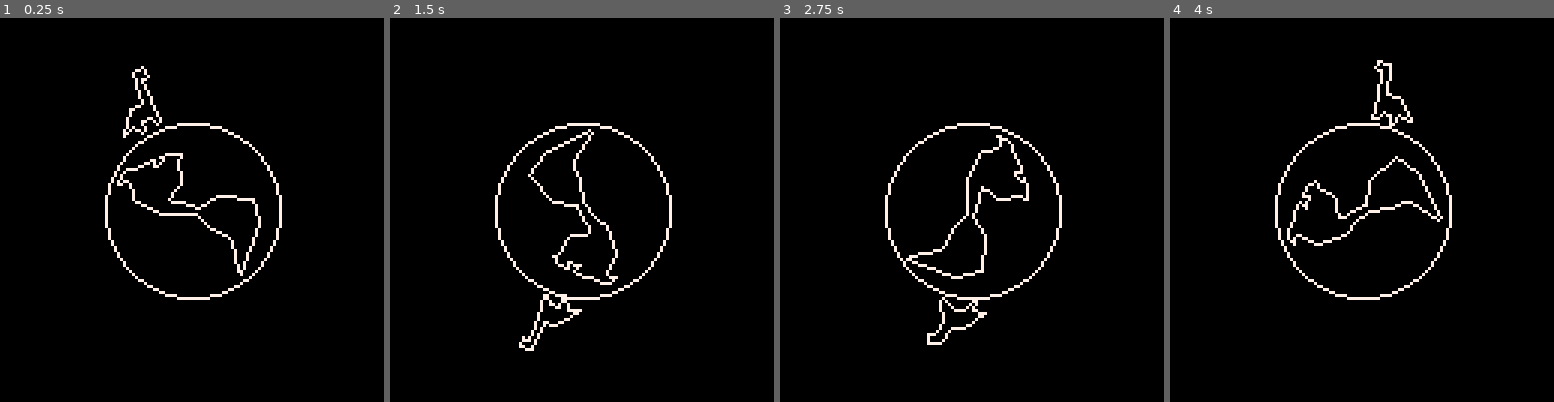
Above: before the commit, frames 1-4 (left to right).
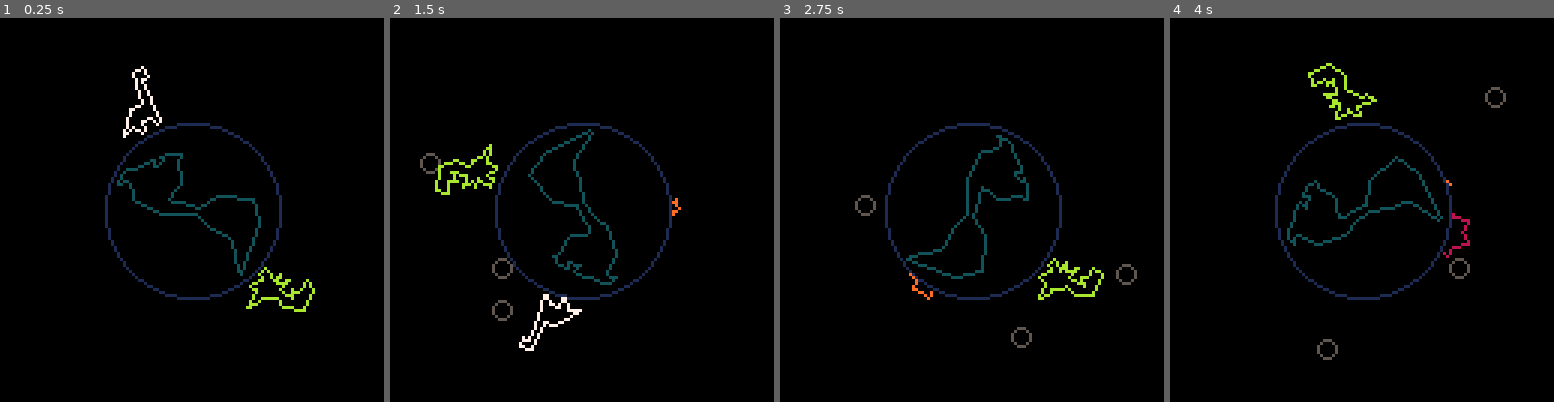
Above: after the commit, the same moments.

Repository: caseylabrack/super-extinction-event
Game: PICO-8 cartridge super-extinction-event.p8
Same seed, same stepped clock (60 frames per second), same inputs: the game is played once before the commit and once after it.
Inputs:
- Up to frame 1 (0.25 s): no input
- Up to frame 2 (1.5 s): tap X (X key) at 0.33, 1.07 s; tap O (Z key) at 0.7 s
- Up to frame 3 (2.75 s): hold Right 1.6-2.1 s; tap O (Z key) at 1.7, 2.1, 2.5 s; tap X (X key) at 1.85 s; hold Up 2.15-2.42 s; hold Right from 2.47 s (still down)
- Up to frame 4 (4 s): tap O (Z key) at 2.9, 3.3, 3.7 s; tap X (X key) at 2.97 s; release Right at 3.03 s; hold Left 3.08-3.58 s; hold Down 3.63-3.97 s

The runs differ from the first frame. In frame 1, 2.4% of the frame differs, in the area x 27-83%, y 27-77%; in frame 2, 2.7%; in frame 3, 3.1%; in frame 4, 3.2%, in the area x 27-88%, y 10-90%.

Commit message:
child/parent transforms, roids, trex, death/respawn, stars phyllotaxis approach, artwork import helper

Diff:
--- /dev/null
+++ b/art/points-import.p8
@@ -0,0 +1,345 @@
+pico-8 cartridge // http://www.pico-8.com
+version 42
+__lua__
+--art helper cart
+cb=""
+tx,ty=0,0
+r=0
+points={}
+
+function _init()
+
+end
+
+function _update()
+	local cb=stat(4)
+	if cb~="" then
+		msg=cb
+
+		input=split(cb," ")
+
+		--validate input somewhat
+		valid=true
+		for token in ipairs(input) do
+			if type(token)~="number" then
+				valid=false
+				break
+			end
+		end
+		if valid then points=input end
+	end
+
+	if btnp(⬅️) then tx-=1 end
+	if btnp(➡️) then tx+=1 end
+	if btnp(⬆️) then ty+=1 end
+	if btnp(⬇️) then ty-=1 end
+	if btn(❎) then r+=.005 end
+	if btn(🅾️) then
+		local finalpts=translate(points,tx,ty)
+		local export=""
+		for pt in all(finalpts) do
+			export..=pt..","
+		end
+		--remove trailing comma
+		export=sub(export,1,#export-1)
+		printh(export,'@clip')
+		extcmd("shutdown")
+	end
+end
+
+function _draw()
+	cls()
+	camera(-64,-64)
+	circ(0,0,3,14)
+	if btn(❎) then
+		z=translate(points,tx,ty)
+		z=rotate(z,r)
+	else
+		z=translate(points,tx,ty)
+	end
+	renderpoly(z)
+	camera()
+	print("translated: "..tx..", "..ty)
+end
+-->8
+--utils
+
+function dist(x1,y1,x2,y2)
+	return sqrt((x1-x2) * (x1-x2)+(y1-y2)*(y1-y2))
+end
+
+--distance between vectors
+function distt(a,b)
+	return dist(a.x,a.y,b.x,b.y)
+end
+
+--distance from origin
+function disto(x,y)
+	return dist(x,y,0,0)
+end
+
+--distance from origin vector
+function distot(ent)
+	return dist(ent.x,ent.y,0,0)
+end
+
+--unsigned angle difference:
+--shortest angle diff around circle
+--(handles wrapping of angles
+--from 0-1)
+function uad(a,b)
+	local phi=abs(a-b)%1
+	return phi<.5 and phi or 1-phi
+end
+
+--signed angle difference
+function sad(a,b)
+	local phi=abs(b-a+.5)%1-.5
+	if phi<-.5 then
+		return phi+1
+	else
+		return phi
+	end
+end
+
+--easings.net
+function easeoutexpo(x)
+	if x==1 then
+		return 1
+	else
+		return 1-2^(-10*x)
+	end
+end
+
+function easeinexpo(x)
+	if x==0 then
+		return 0
+	else
+		return 2^(10*x-10)
+	end
+end
+
+function translate(ps,x,y)
+	local os={}
+
+	for i=1,#ps,2 do
+		add(os,ps[i]-x)
+		add(os,ps[i+1]-y)
+	end
+
+	return os
+end
+
+function rotate(ps,a)
+	local os={}
+	for i=1,#ps,2 do
+		local x=ps[i]
+		local y=ps[i+1]
+		local ang=atan2(x,y)
+		local mag=disto(x,y)
+		local x=cos(ang+a)*mag
+		local y=sin(ang+a)*mag
+		add(os,x)
+		add(os,y)
+	end
+	return os
+end
+
+function scale(ps,sx,sy)
+	local os={}
+	for i=1,#ps,2 do
+		add(os,ps[i]*sx)
+		add(os,ps[i+1]*sy)
+	end
+	return os
+end
+
+function gpos(e)
+	local p=e.parent
+	if p then
+		local a=atan2(e.x,e.y)+p.r
+		local d=disto(e.x,e.y)
+		return p.x+cos(a)*d,p.y+sin(a)*d
+	end
+	return e.x,e.y
+end
+
+function grote(e)
+	local p=e.parent
+	if p then
+		return p.r+e.r
+	end
+	return e.r
+end
+
+function addchild(parent,child)
+	local lx,ly=global2local(child,parent)
+	child.x,child.y=lx,ly
+	child.r=grote(child)-parent.r
+	child.parent=parent
+end
+
+function global2local(g,l)
+	local lx,ly=gpos(l)
+	local d=distt(l,g)
+	local a=atan2(g.x-lx,g.y-ly)
+	local rote=a-grote(l)
+	return cos(rote)*d,sin(rote)*d
+end
+
+function renderpoly(ps,c)
+	color(c or 7)
+	line(ps[1],ps[2],ps[3],ps[4])
+	for i=5,#ps,2 do
+		line(ps[i],ps[i+1])
+	end
+	line(ps[1],ps[2])
+end
+
+function render_ent(e)
+	local es=e.scale or 1
+	local frame=e.frames[e.fr]
+	local scaled=scale(frame,e.d*es,1*es)
+--	local rotated=rotate(scaled,e.r)
+	local rotated=rotate(scaled,grote(e))
+--	local translated=translate(rotated,-e.x,-e.y)
+	local x,y=gpos(e)
+	local translated=translate(rotated,-x,-y)
+	renderpoly(translated)
+end
+…(136 lines of a section not shown)…
--- /dev/null
+++ b/phyllotaxis.p8
@@ -0,0 +1,42 @@
+pico-8 cartridge // http://www.pico-8.com
+version 42
+__lua__
+c=8
+ao=0 --angle offset
+
+function _init()
+
+end
+
+function _update()
+	ao+=.001
+
+	if btn(⬆️) then
+		ao+=.001
+	end
+end
+
+function _draw()
+	cls(0)
+
+--	camera(-64,-64)
+	for i=1,500 do
+		local a=(i+ao)*1.618
+		local r=c*i--c*sqrt(i)
+		local x=cos(a)*r
+		local y=sin(a)*r
+		if mid(0,x,128)==x and
+			mid(0,y,128)==y then
+				pset(x,y,6)
+		end
+	end
+	camera()
+	print(stat(1))
+end
+__gfx__
+00000000000000000000000000000000000000000000000000000000000000000000000000000000000000000000000000000000000000000000000000000000
+00000000000000000000000000000000000000000000000000000000000000000000000000000000000000000000000000000000000000000000000000000000
+00700700000000000000000000000000000000000000000000000000000000000000000000000000000000000000000000000000000000000000000000000000
+00077000000000000000000000000000000000000000000000000000000000000000000000000000000000000000000000000000000000000000000000000000
+00077000000000000000000000000000000000000000000000000000000000000000000000000000000000000000000000000000000000000000000000000000
+00700700000000000000000000000000000000000000000000000000000000000000000000000000000000000000000000000000000000000000000000000000
--- a/super-extinction-event.p8
+++ b/super-extinction-event.p8
@@ -4,21 +4,49 @@
 --super extinction event
 --casey labrac
 
---asteroid strikes push back?
-
+--todo:
+	--helper cart for art import
+	--asteroid strikes push back?
+	--skid to stop?
+	--takes time to pick up egg?
+	--asteroids don't kill you?
+	--roid trail particles taper
+
+--tick (frame count)
+log=""
 ⧗=0
 
-p={x=64,y=29,a=.25,r=0,m=37,s=.015,d=1,fr=1,
-	state="idle",
-	frames={
-	--idle
-	split("24.51,16.5,20.51,17.5,26.51,10.5,30.51,10.5,32.51,.5,36.51,.5,36.51,3.5,34.51,3.5,33.51,11.5,32.97,19.56,31.61,19.31,30.51,16.5,27.51,16.5,26.89,19.51,25.48,19.74,24.51,16.5"),
-	--run
-	split("24.51,16.5,20.51,16.5,26.51,10.5,30.51,10.5,34.51,4.5,38.51,4.5,38.51,7.5,36.51,7.5,33.51,11.5,35.97,18.56,34.61,19.31,30.51,16.5,27.51,16.5,24.89,19.51,23.48,19.74,24.51,16.5"),
-	split("24.51,16.5,20.51,16.5,26.51,10.5,30.51,10.5,34.51,4.5,38.51,4.5,38.51,7.5,36.51,7.5,33.51,11.5,31.97,19.56,29.61,19.31,30.51,16.5,27.51,16.5,27.89,19.51,25.48,19.74,24.51,16.5"),
-	}}
-e={x=0,y=0,a=0,r=0,s=.01,d=1,
+--player
+p={x=64,y=29,r=0,state="idle",e=true,
+	--angle, delta angle, magnittude, delta mag
+ a=.25,da=0,m=37,dm=0,
+	--speed, facing direction,
+ s=.004,d=1,
+ --frame index, all frames
+ fr=1,frames={
+		--idle
+		split("24.51,16.5,20.51,17.5,26.51,10.5,30.51,10.5,32.51,.5,36.51,.5,36.51,3.5,34.51,3.5,33.51,11.5,32.97,19.56,31.61,19.31,30.51,16.5,27.51,16.5,26.89,19.51,25.48,19.74,24.51,16.5"),
+		--run
+		split("24.51,16.5,20.51,16.5,26.51,10.5,30.51,10.5,34.51,4.5,38.51,4.5,38.51,7.5,36.51,7.5,33.51,11.5,35.97,18.56,34.61,19.31,30.51,16.5,27.51,16.5,24.89,19.51,23.48,19.74,24.51,16.5"),
+		split("24.51,16.5,20.51,16.5,26.51,10.5,30.51,10.5,34.51,4.5,38.51,4.5,38.51,7.5,36.51,7.5,33.51,11.5,31.97,19.56,29.61,19.31,30.51,16.5,27.51,16.5,27.89,19.51,25.48,19.74,24.51,16.5"),
+		}
+	}
+
+pdead={x=0,y=-37,r=0,c=6,⧗=0,e=false,fr=1,frames={}}
+--earth
+e={x=0,y=0,a=0,r=0,s=.01,d=1,c=3,
 	fr=1,frames={split("25.89,8.21,25.16,10.49,25.92,10.67,28.79,10.52,28.41,9.21,31.2,9.4,34.77,11.51,32.8,12.83,31.32,17 …(369 unchanged characters)…
+
+--roids
+rs={}
+--splodes
+ss={}
+--splode frame
+slfr=split("9.2,.81,12.47,4.96,17.7,5.71,15.74,10.62,17.7,15.53,12.47,16.29,9.2,20.44,5.93,16.29,.7,15.53,2.66,10.62,.7,5.71,5.93,4.96,9.2,.81")
+--trex
+t={x=0,y=0,r=0,d=1,c=10,s=.005,
+	fr=1,frames={split("4.51,-12.52,0.51,-7.52,0.51,-3.52,-1.49,-2.52,-3.49,-0.52,-5.95,-0.58,-8.65,1.07,-2.49,2.48,-3.12,5.48,-1.66,5.48,1.02,3.3,1.67,5.48,4.51,5.48,3.48,1.05,6.51,1.48,4.51,-0.52,7.51,-2.52,3.51,-2.52,4.51,-7.52,6.25,-5.14,7.51,-7.52,11.51,-6.52,11.51,-10.52,4.51,-12.52")}}
+
 
 function _init()
 
@@ -26,9 +54,26 @@
 	for i=1,#p.frames do
 		p.frames[i]=translate(p.frames[i],28,13)
 	end
+	pdead.frames[1]=p.frames[1]
 
 	e.frames[1]=translate(e.frames[1],29,29)
+
+	slfr=translate(slfr,8,10)
+
+	p.x=0
+	p.y=-30
 	p.parent=e
+
+	t.x=0
+	t.y=37
+	t.r=.5
+	t.parent=e
+
+	pal(10,138,1)
+	pal(12,140,1)
+	pal(8,136,1)
+	pal(9,137,1)
+	pal(3,131,1)
 end
 
 function _update()
@@ -36,48 +81,208 @@
 	⧗+=1
 	e.r+=.01
 
-	p.state="idle"
-	if btn(⬅️) then p.a+=p.s p.d=-1 p.state="run" end
-	if btn(➡️) then p.a-=p.s p.d=1  p.state="run" end
-
-	if p.state=="idle" then
-		p.fr=1
-	end
-	if p.state=="run" then
-		if ⧗%8<4 then --alternate
-			p.fr=2
+	if ⧗%10==0 then
+		local roid={}
+		local a=rnd()
+		roid.x,roid.y=cos(a)*60,sin(a)*60
+		roid.dx,roid.dy=cos(a+.5),sin(a+.5)
+		roid.r=a roid.c=2
+		add(rs,roid)
+	end
+
+	for roid in all(rs) do
+		roid.x+=roid.dx
+		roid.y+=roid.dy
+
+		if distt(roid,e)<29 then
+			del(rs,roid) --probably do don't this
+			local s={⧗=0}
+			s.x,s.y,s.r=roid.x,roid.y,0
+			s.d=1 s.r=0 s.fr=1 s.c=9
+			s.frames={slfr}
+			addchild(e,s)
+			add(ss,s)
+
+			--knockback/hit
+			sa=atan2(s.x,s.y)
+			pa=atan2(p.x,p.y)
+
+			diff=sad(sa,pa)
+			if abs(diff)<.1 then
+				local pct=sgn(diff)-(diff/.1)
+				p.da+=pct*.075
+			end
+		end
+	end
+
+	for splode in all(ss) do
+		splode.⧗+=1
+		if splode.⧗>40 then
+			del(ss,splode)
 		else
-			p.fr=3
-		end
-	end
-
-	p.x=cos(p.a)*p.m
-	p.y=sin(p.a)*p.m
-	p.r=p.a+.75
-
-
+			splode.c=rnd({8,9})
+			local pct=1-splode.⧗/40
+			splode.scale=easeinexpo(pct)
+		end
+	end
+
+	if pdead.e then
+		pdead.⧗+=1
+	end
+
+	if p.e then
+		p.state="idle"
+		if btn(⬅️) then
+			p.da+=p.s
+			p.d=-1 p.state="run"
+		end
+		if btn(➡️) then
+			p.da-=p.s
+			p.d=1  p.state="run"
+		end
+
+		if p.state=="idle" then
+			p.fr=1
+		end
+		if p.state=="run" then
+			if ⧗%8<4 then --alternate
+				p.fr=2
+			else
+				p.fr=3
+			end
+		end
+
+		local a=atan2(p.x,p.y)
+		a+=p.da
+
+		p.x=cos(a)*p.m
+		p.y=sin(a)*p.m
+		p.r=a+.75--stand upright
+		p.da*=.75--friction
+	else
+		if pdead.⧗>60 then
+			if btn()~=0 then
+				p.e=true
+				p.parent=nil
+				p.x,p.y,p.da=0,-37,0
+				addchild(e,p)
+				pdead.e=false
+				pdead.⧗=0
+			end
+		end
+	end
+
+	--trex chase
+	if p.e then
+		pa=atan2(p.x,p.y)
+		ta=atan2(t.x,t.y)
+
+		diff=sad(pa,ta)
+		if abs(diff)<.05 then
+	--		stop("dead: "..⧗)
+			p.e=false
+			pdead.e=true
+		else
+			ta+=t.s*sgn(diff)*-1
+			t.x=cos(ta)*37
+			t.y=sin(ta)*37
+			t.r=ta+.75
+			t.d=sgn(diff)
+		end
+	end
 end
 
 function _draw()
 	cls()
 
-	circ(64,64,29,7)
-
 	camera(-64,-64)
-	render_ent(p)
+
+	for splode in all(ss) do
+		render_ent(splode)
+	end
+
+	--earth surface,fill
+	circfill(0,0,29,0)
+	circ(0,0,29,1)
+	--	circ(0,0,3,11)--ctr ref
+
+	for roid in all(rs) do
+		local gx,gy=gpos(roid)
+		circ(gx,gy,3,5)
+	end
+
+	if p.e then
+		render_ent(p)
+	else
+		if pdead.⧗>60 then
+			if ⧗%12<6 then
+				render_ent(pdead)
+			end
+		end
+	end
+
 	render_ent(e)
+	render_ent(t)
 	camera()
+
+--	print(log,0,120,11)
 end
 -->8
 --utils
 
 function dist(x1,y1,x2,y2)
 	return sqrt((x1-x2) * (x1-x2)+(y1-y2)*(y1-y2))
+end
+
+--distance between vectors
+function distt(a,b)
+	return dist(a.x,a.y,b.x,b.y)
 end
 
 --distance from origin
 function disto(x,y)
 	return dist(x,y,0,0)
+end
+
+--distance from origin vector
+function distot(ent)
+	return dist(ent.x,ent.y,0,0)
+end
+
+--unsigned angle difference:
+--shortest angle diff around circle
+--(handles wrapping of angles
+--from 0-1)
+function uad(a,b)
+	local phi=abs(a-b)%1
+	return phi<.5 and phi or 1-phi
+end
+
+--signed angle difference
+function sad(a,b)
+	local phi=(b-a+.5)%1-.5
+	if phi<-.5 then
+		return phi+1
+	else
+		return phi
+	end
+end
+
+--easings.net
+function easeoutexpo(x)
+	if x==1 then
+		return 1
+	else
+		return 1-2^(-10*x)
+	end
+end
+
+function easeinexpo(x)
+	if x==0 then
+		return 0
+	else
+		return 2^(10*x-10)
+	end
 end
 
 function translate(ps,x,y)
@@ -133,6 +338,21 @@
 	return e.r
 end
 
+function addchild(parent,child)
+	local lx,ly=global2local(child,parent)
+	child.x,child.y=lx,ly
+	child.r=grote(child)-parent.r
+	child.parent=parent
+end
+
+function global2local(g,l)
+	local lx,ly=gpos(l)
+	local d=distt(l,g)
+	local a=atan2(g.x-lx,g.y-ly)
+	local rote=a-grote(l)
+	return cos(rote)*d,sin(rote)*d
+end
+
 function renderpoly(ps,c)
 	color(c or 7)
 	line(ps[1],ps[2],ps[3],ps[4])
@@ -143,14 +363,15 @@
 end
 
 function render_ent(e)
+	local es=e.scale or 1
 	local frame=e.frames[e.fr]
-	local scaled=scale(frame,e.d,1)
+	local scaled=scale(frame,(e.d or 1)*es,1*es)
 --	local rotated=rotate(scaled,e.r)
 	local rotated=rotate(scaled,grote(e))
 --	local translated=translate(rotated,-e.x,-e.y)
 	local x,y=gpos(e)
 	local translated=translate(rotated,-x,-y)
-	renderpoly(translated)
+	renderpoly(translated,e.c)
 end
 __gfx__
 00000000000000000000000000000000000000000000000000000000000000000000000000000000000000000000000000000000000000000000000000000000
Not shown, changed: 136 lines of the sprite sheet (__gfx__) section of art/points-import.p8
Not shown, changed: the thumbnail (__label__) section of art/points-import.p8
Not shown, changed: art/art.ai
